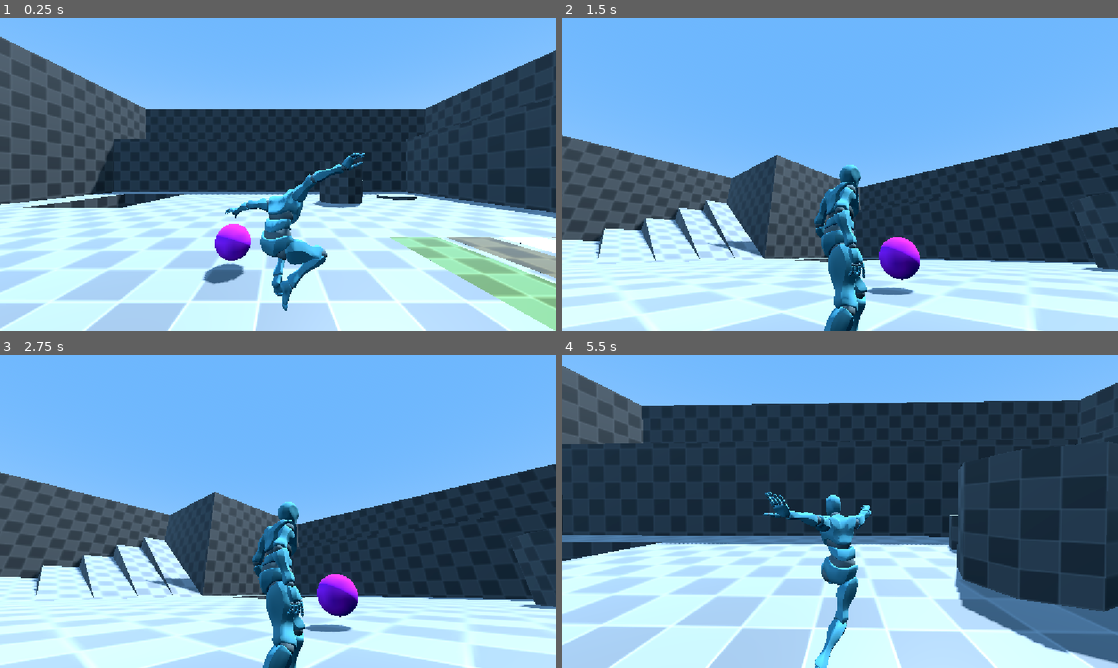
Above: before the commit, frames 1-4 (two rows, left to right).
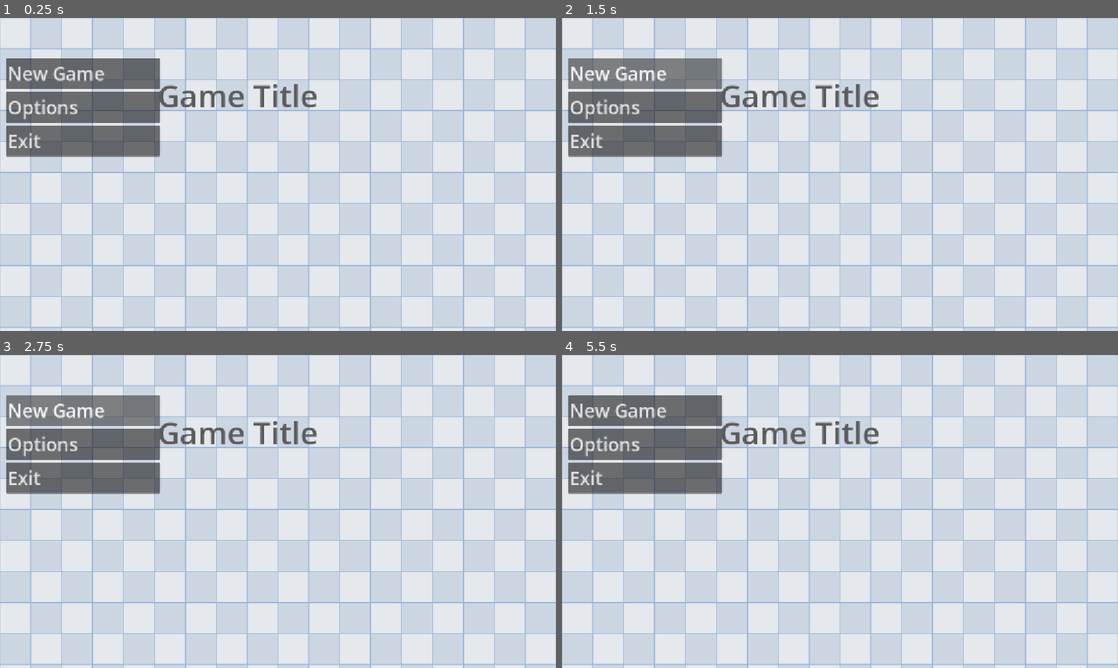
Above: after the commit, the same moments.

Repository: Calipur-Neeson/Tico_Project
Game: Godot game, scene res://UI/MainMenu.tscn
The game is run twice, just before and just after one commit, with the same random seed, the same clock (stepped at 60 frames per second) and the same inputs. Before the commit the project starts from res://Scenes/TestScene.tscn.
Inputs (mouse positions are in pixels of both pictures, inside the frame that each line leads up to):
- Up to frame 1 (0.25 s): no input
- Up to frame 2 (1.5 s): click (645, 108) at 0.5 s, where only the run after the commit has a clickable "Options"; click (645, 74) at 1.25 s, where only the run after the commit has a clickable "New Game"
- Up to frame 3 (2.75 s): click (83, 411) at 2 s, where only the run after the commit has a clickable "New Game"
- Up to frame 4 (5.5 s): tap Enter at 2.75 s; move the mouse to (867, 511) at 2.77 s; hold Right mouse button (Aim) 2.78-3.53 s; hold W (Move_Forward) from 2.78 s (still down); click (867, 511) at 2.92 s; tap Space (Jump) at 3.02, 3.77, 5.27 s; move the mouse to (812, 511) at 3.52 s; tap Ctrl (Crouch) at 3.6 s; move the mouse to (851, 505) at 4.27 s; tap E (Interact) at 4.35 s; move the mouse to (834, 517) at 5.02 s; click (834, 517) at 5.1 s

The runs differ from the first frame. In frame 1, 90% of the frame differs, in the area x 0-100%, y 0-100%; in frame 2, 94%; in frame 3, 94%; in frame 4, 93%.

Commit message:
Initial Main menu UI

Diff:
--- /dev/null
+++ b/UI/MainMenu.tscn
@@ -0,0 +1,217 @@
+[gd_scene format=3 uid="uid://c8hngcrs3ks2p"]
+
+[ext_resource type="Texture2D" uid="uid://bvb0h4jafxjbc" path="res://Meshes/test_level_snow.png" id="1_uahxu"]
+
+[node name="Main_Menu" type="Control" unique_id=2121913463]
+layout_mode = 3
+anchors_preset = 15
+anchor_right = 1.0
+anchor_bottom = 1.0
+grow_horizontal = 2
+grow_vertical = 2
+
+[node name="TextureRect" type="TextureRect" parent="." unique_id=1051067582]
+layout_mode = 1
+anchors_preset = 15
+anchor_right = 1.0
+anchor_bottom = 1.0
+grow_horizontal = 2
+grow_vertical = 2
+texture = ExtResource("1_uahxu")
+stretch_mode = 1
+
+[node name="ColorRect" type="ColorRect" parent="TextureRect" unique_id=1132114971]
+visible = false
+layout_mode = 0
+offset_left = -1.0
+offset_top = -6.0
+offset_right = 1151.0
+offset_bottom = 646.0
+color = Color(1, 1, 1, 0.19607843)
+
+[node name="Main menu" type="Control" parent="." unique_id=408139661]
+anchors_preset = 0
+offset_right = 1153.0
+offset_bottom = 645.0
+
+[node name="MarginContainer" type="MarginContainer" parent="Main menu" unique_id=1597443175]
+layout_mode = 1
+anchors_preset = 15
+anchor_right = 1.0
+anchor_bottom = 1.0
+grow_horizontal = 2
+grow_vertical = 2
+theme_override_constants/margin_left = 12
+theme_override_constants/margin_top = 12
+theme_override_constants/margin_right = 12
+theme_override_constants/margin_bottom = 12
+
+[node name="VBoxContainer" type="VBoxContainer" parent="Main menu/MarginContainer" unique_id=337164491]
+layout_mode = 2
+theme_override_constants/separation = 60
+
+[node name="Main Menu" type="Panel" parent="Main menu/MarginContainer/VBoxContainer" unique_id=296268296]
+layout_mode = 2
+
+[node name="New Game" type="Button" parent="Main menu/MarginContainer/VBoxContainer/Main Menu" unique_id=319613207]
+layout_mode = 0
+offset_top = 71.0
+offset_right = 320.0
+offset_bottom = 135.0
+theme_override_font_sizes/font_size = 38
+text = "New Game"
+alignment = 0
+icon_alignment = 1
+
+[node name="Options" type="Button" parent="Main menu/MarginContainer/VBoxContainer/Main Menu" unique_id=309538354]
+layout_mode = 0
+offset_top = 141.0
+offset_right = 320.0
+offset_bottom = 205.0
+theme_override_font_sizes/font_size = 38
+text = "Options"
+alignment = 0
+icon_alignment = 1
+
+[node name="Exit" type="Button" parent="Main menu/MarginContainer/VBoxContainer/Main Menu" unique_id=2124800901]
+layout_mode = 0
+offset_top = 211.0
+offset_right = 320.0
+offset_bottom = 275.0
+theme_override_font_sizes/font_size = 38
+text = "Exit
+"
+alignment = 0
+icon_alignment = 1
+
+[node name="Label" type="Label" parent="." unique_id=1715250249]
+layout_mode = 0
+offset_left = 310.0
+offset_top = 116.0
+offset_right = 676.0
+offset_bottom = 204.0
+theme_override_colors/font_color = Color(0.35906908, 0.35906908, 0.35906908, 1)
+theme_override_font_sizes/font_size = 64
+text = "Game Title"
+horizontal_alignment = 1
+vertical_alignment = 1
+
+[node name="VBoxContainer" type="VBoxContainer" parent="." unique_id=827524724]
+visible = false
+layout_mode = 0
+offset_left = 576.0
+offset_top = 12.0
+offset_right = 576.0
+offset_bottom = 636.0
+theme_override_constants/separation = 18
+
+[node name="Options" type="Panel" parent="VBoxContainer" unique_id=1598731024]
+visible = false
+layout_mode = 2
+
+[node name="TextEdit" type="TextEdit" parent="VBoxContainer/Options" unique_id=1702846841]
+layout_mode = 0
+offset_left = 2.0
+offset_top = -43.0
+offset_right = 317.0
+offset_bottom = 45.0
+theme_override_font_sizes/font_size = 56
+text = "Options"
+
+[node name="Audio" type="Button" parent="VBoxContainer/Options" unique_id=1553207412]
+layout_mode = 0
+offset_top = 71.0
+offset_right = 320.0
+offset_bottom = 135.0
+theme_override_font_sizes/font_size = 38
+text = "Audio	"
+alignment = 0
+icon_alignment = 1
+
+[node name="Controls" type="Button" parent="VBoxContainer/Options" unique_id=404275606]
+layout_mode = 0
+offset_top = 141.0
+offset_right = 320.0
+offset_bottom = 205.0
+theme_override_font_sizes/font_size = 38
+text = "Controls
+"
+alignment = 0
+icon_alignment = 1
+
+[node name="Back" type="Button" parent="VBoxContainer/Options" unique_id=1992235745]
+layout_mode = 0
+offset_top = 211.0
+offset_right = 320.0
+offset_bottom = 275.0
+theme_override_font_sizes/font_size = 38
+text = "Back
+
+"
+alignment = 0
+icon_alignment = 1
+
+[node name="HBoxContainer" type="HBoxContainer" parent="." unique_id=1288929223]
+visible = false
+layout_mode = 0
+offset_left = 147.0
+offset_top = 86.0
+offset_right = 645.0
+offset_bottom = 393.0
+
+[node name="VBoxContainer" type="VBoxContainer" parent="HBoxContainer" unique_id=751659165]
+layout_mode = 2
+
+[node name="Audio panel" type="Panel" parent="HBoxContainer/VBoxContainer" unique_id=1282791480]
+layout_mode = 2
+
+[node name="TextEdit2" type="TextEdit" parent="HBoxContainer/VBoxContainer/Audio panel" unique_id=1374660043]
+layout_mode = 0
+offset_right = 342.0
+offset_bottom = 75.0
+theme_override_font_sizes/font_size = 53
+text = "Audio"
+
+[node name="Master volume" type="TextEdit" parent="HBoxContainer/VBoxContainer/Audio panel" unique_id=1744483170]
+layout_mode = 0
+offset_left = 57.0
+offset_top = 116.0
+offset_right = 318.0
+offset_bottom = 168.0
+theme_override_font_sizes/font_size = 30
+text = "Master Volume"
+
+[node name="HSlider" type="HSlider" parent="HBoxContainer/VBoxContainer/Audio panel/Master volume" unique_id=1294467411]
+layout_mode = 0
+offset_left = 297.0
+offset_right = 497.0
+offset_bottom = 50.0
+
+[node name="Music Volume" type="TextEdit" parent="HBoxContainer/VBoxContainer/Audio panel/Master volume" unique_id=765342642]
+layout_mode = 0
+offset_top = 60.0
+offset_right = 261.0
+offset_bottom = 112.0
+theme_override_font_sizes/font_size = 30
+text = "Music Volume"
+
+[node name="HSlider" type="HSlider" parent="HBoxContainer/VBoxContainer/Audio panel/Master volume/Music Volume" unique_id=1075051467]
+layout_mode = 0
+offset_left = 297.0
+offset_right = 497.0
+offset_bottom = 50.0
+
+[node name="Sfx volume" type="TextEdit" parent="HBoxContainer/VBoxContainer/Audio panel" unique_id=2083730586]
+layout_mode = 0
+offset_left = 59.0
+offset_top = 234.0
+offset_right = 320.0
+offset_bottom = 286.0
+theme_override_font_sizes/font_size = 30
+text = "Sfx Volume"
+
+[node name="HSlider" type="HSlider" parent="HBoxContainer/VBoxContainer/Audio panel/Sfx volume" unique_id=1314137760]
+layout_mode = 0
+offset_left = 297.0
+offset_right = 497.0
+offset_bottom = 50.0
--- a/project.godot
+++ b/project.godot
@@ -11,7 +11,7 @@
 [application]
 
 config/name="PlayerTest"
-run/main_scene="uid://bes5sm4j5semt"
+run/main_scene="uid://c8hngcrs3ks2p"
 config/features=PackedStringArray("4.7", "Forward Plus")
 config/icon="res://icon.svg"
 
